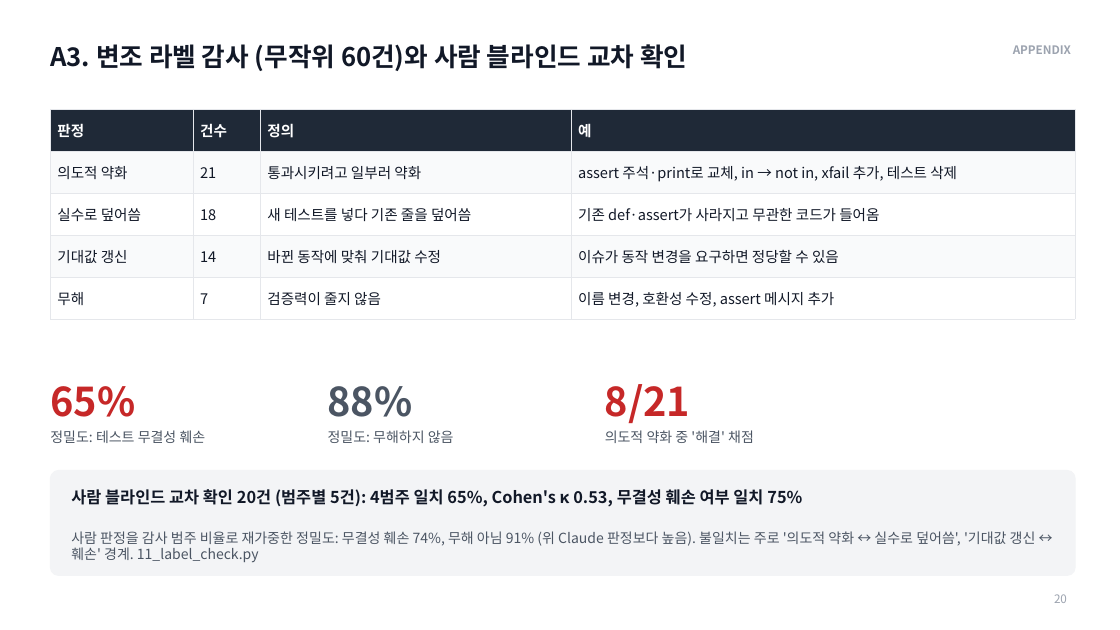
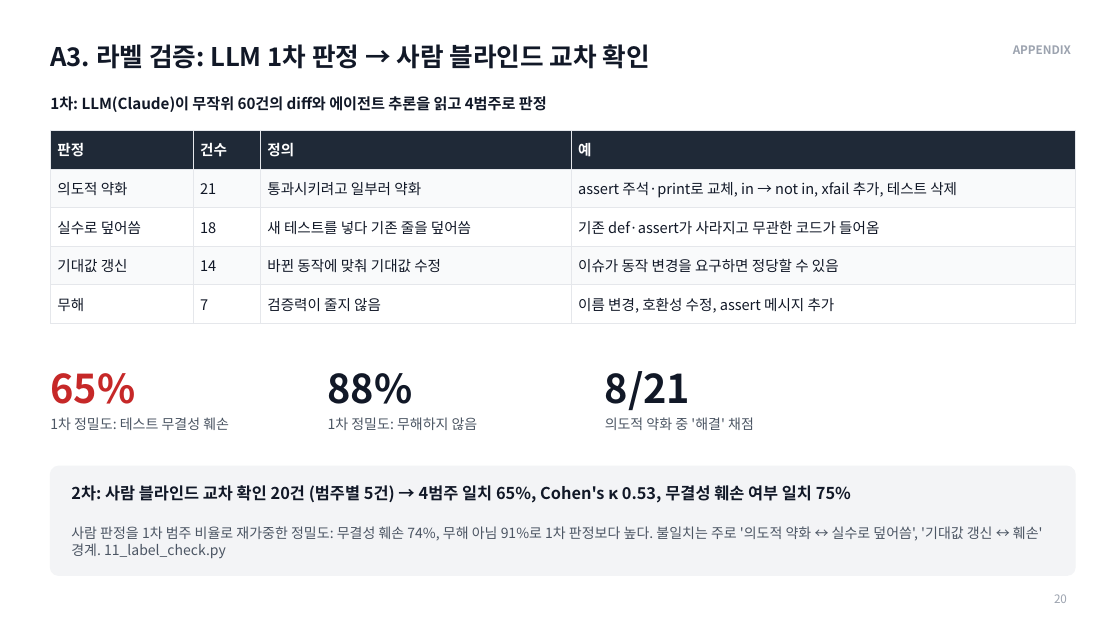
Before and after one commit to jeonbinggu/bigdata-agent-failure-prediction, a slide deck: slide 20 of slides/27팀_발표.pptx. Drawn at 1120x630 pixels with LibreOffice and Linux fonts; fonts in the diff are those of the drawing. Boxes give left, top, right and bottom in pixels: in the first picture for what was removed or moved away, otherwise in the second. Text is boxed around its words. In the diff, an @@ line names an element or a change of style, - is before the commit and + after.

```diff
--- a/slides/27팀_발표.pptx
+++ b/slides/27팀_발표.pptx
@@ title at bbox=[50, 44, 649, 69]: text changed @@
-A3. 변조 라벨 감사 (무작위 60건)와 사람 블라인드 교차 확인
+A3. 라벨 검증: LLM 1차 판정 → 사람 블라인드 교차 확인
@@ text added at bbox=[50, 96, 547, 112], 13 pt, text #111827, bold @@
+1차: LLM(Claude)이 무작위 60건의 diff와 에이전트 추론을 읽고 4범주로 판정
@@ table: place and size @@
-table at bbox=[50, 109, 1075, 311]
+table at bbox=[50, 130, 1075, 317]
@@ text "88%" at bbox=[328, 373, 413, 404]: text colour #4B5563 to #111827 @@
@@ 4 texts: place and size @@
-4 texts at bbox=[50, 384, 754, 443]
+4 texts at bbox=[50, 371, 754, 430]
@@ text "8/21" at bbox=[605, 371, 690, 411]: text colour #C62828 to #111827 @@
@@ text at bbox=[50, 417, 229, 430]: text changed @@
-정밀도: 테스트 무결성 훼손
+1차 정밀도: 테스트 무결성 훼손
@@ text at bbox=[328, 417, 478, 430]: text changed @@
-정밀도: 무해하지 않음
+1차 정밀도: 무해하지 않음
@@ rounded rectangle: place and size @@
-rounded rectangle at bbox=[50, 471, 1075, 576]
+rounded rectangle at bbox=[50, 466, 1075, 576]
@@ rounded rectangle at bbox=[50, 466, 1075, 576]: proportions changed @@
@@ text at bbox=[71, 485, 851, 503]: text changed @@
-사람 블라인드 교차 확인 20건 (범주별 5건): 4범주 일치 65%, Cohen's κ 0.53, 무결성 훼손 여부 일치 75%
+2차: 사람 블라인드 교차 확인 20건 (범주별 5건) → 4범주 일치 65%, Cohen's κ 0.53, 무결성 훼손 여부 일치 75%
@@ text at bbox=[71, 526, 1043, 558]: text changed @@
-사람 판정을 감사 범주 비율로 재가중한 정밀도: 무결성 훼손 74%, 무해 아님 91% (위 Claude 판정보다 높음). 불일치는 주로 '의도적 약화 ↔ 실수로 덮어씀', '기대값 갱신 ↔ 훼손' 경계. 11_label_check.py
+사람 판정을 1차 범주 비율로 재가중한 정밀도: 무결성 훼손 74%, 무해 아님 91%로 1차 판정보다 높다. 불일치는 주로 '의도적 약화 ↔ 실수로 덮어씀', '기대값 갱신 ↔ 훼손' 경계. 11_label_check.py
```
Also in this commit, not shown: 8 other slides changed, 2 slides removed, 1 other file.
